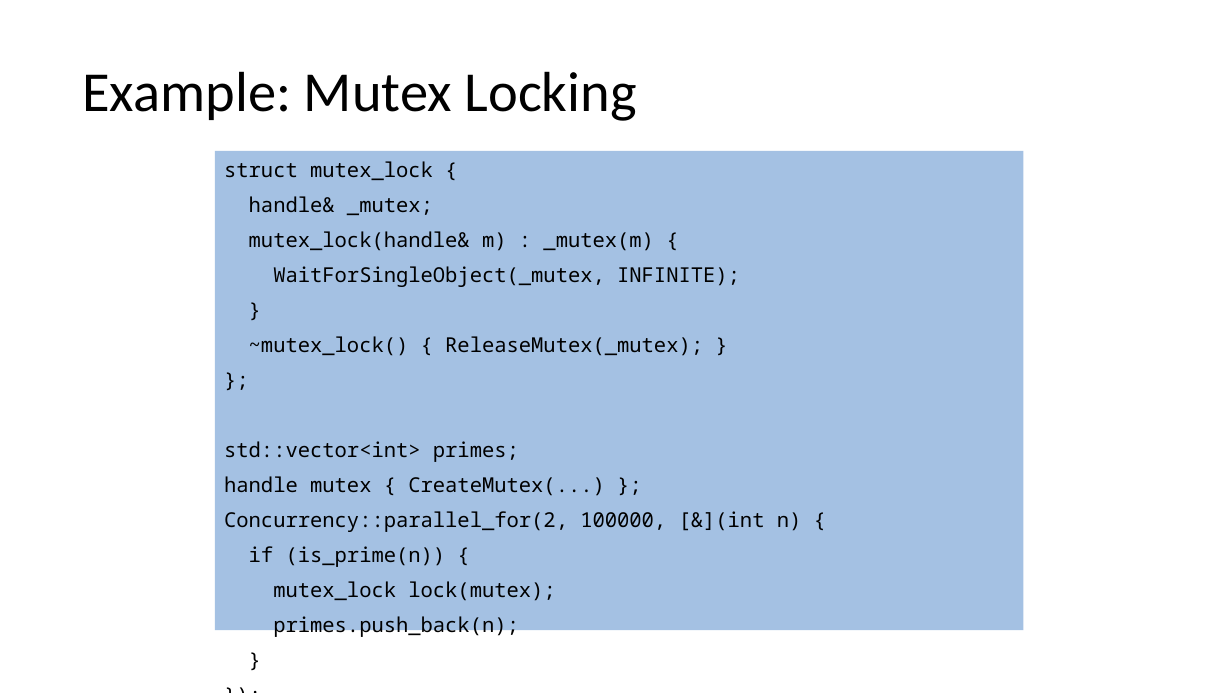
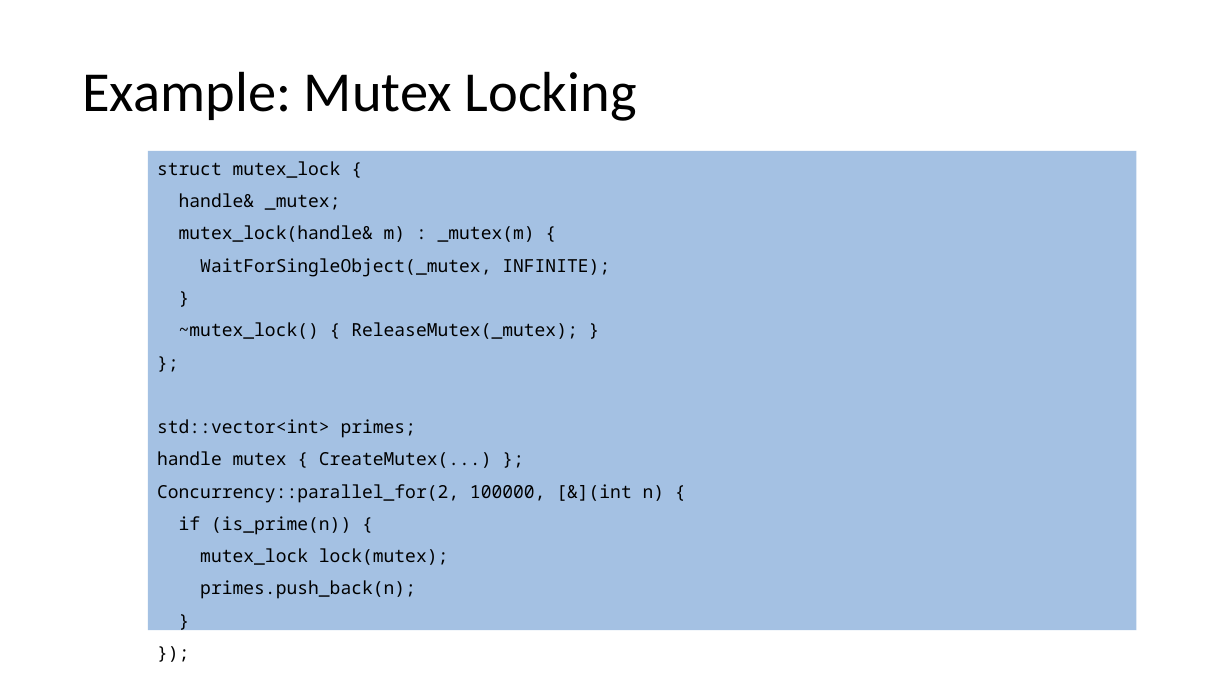
Before and after one commit to cpp-at-ariel/cpp-5781, a slide deck: slide 3 of 12-smart-pointers/slides-eran.odp. Drawn at 1232x693 pixels with LibreOffice and Linux fonts; fonts in the diff are those of the drawing. Boxes give left, top, right and bottom in pixels: in the first picture for what was removed or moved away, otherwise in the second. Text is boxed around its words. In the diff, an @@ line names an element or a change of style, - is before the commit and + after.

```diff
--- a/12-smart-pointers/slides-eran.odp
+++ b/12-smart-pointers/slides-eran.odp
@@ text "struct mutex_lock {" resized from (x1=215, y1=151, x2=1024, y2=630) to (x1=148, y1=151, x2=1137, y2=630) @@
@@ text "struct mutex_lock {" at (x1=148, y1=151, x2=1137, y2=630): size 16 to 14 pt @@
```
Also in this commit, not shown: 2 other slides changed, 5 other files.
